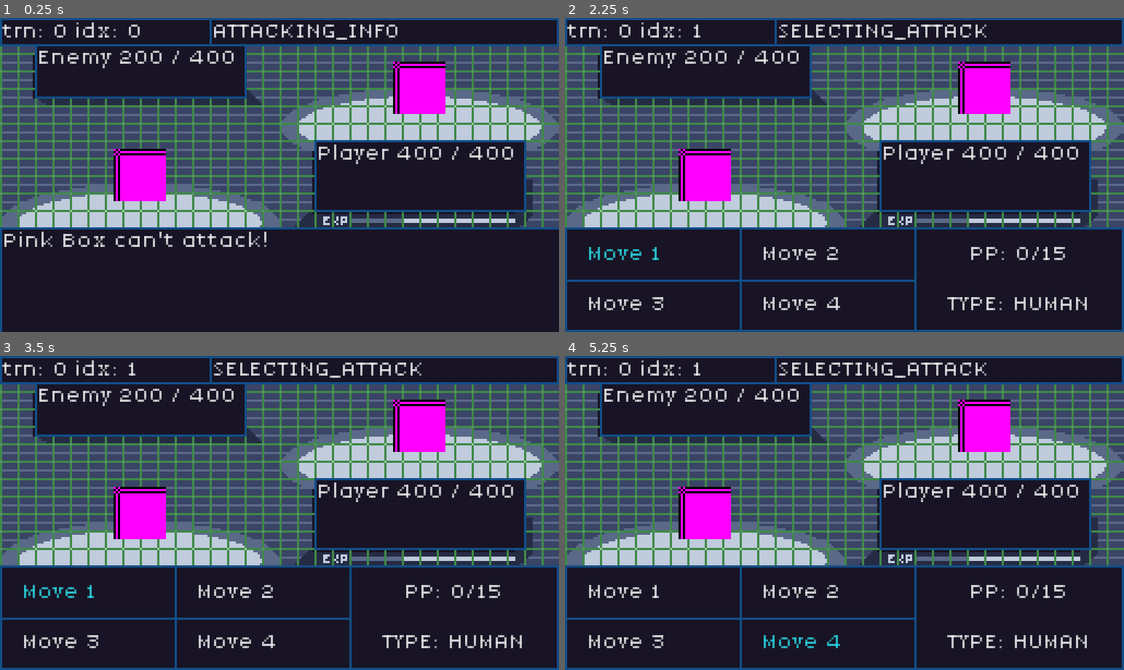
Above: before the commit, frames 1-4 (two rows, left to right).
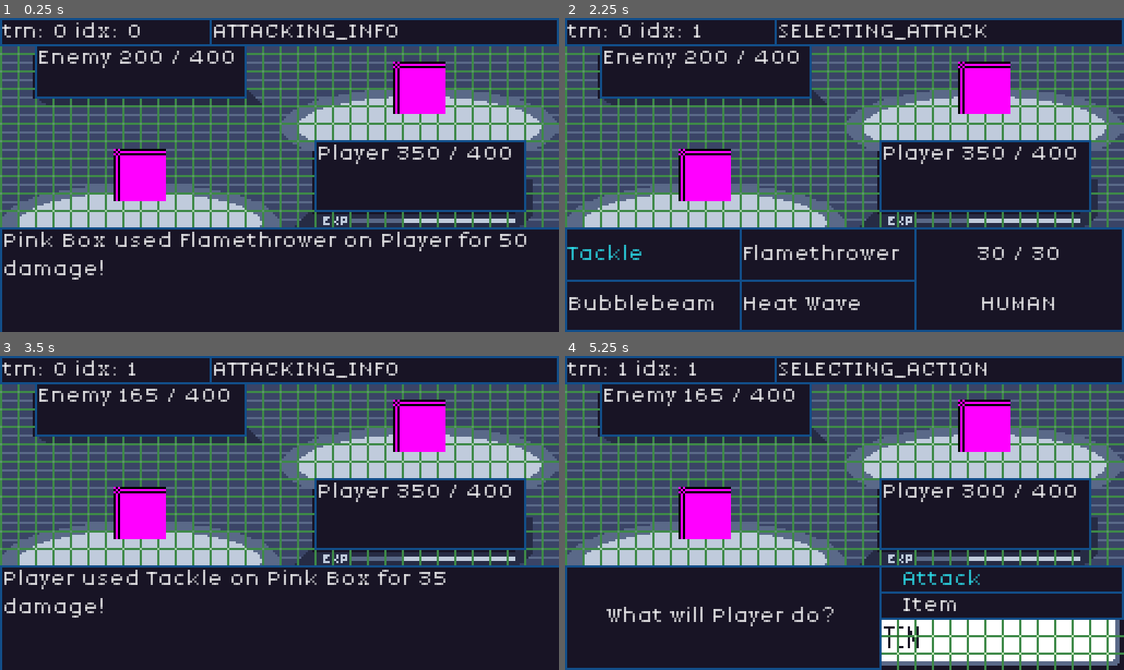
Above: after the commit, the same moments.

Repository: JakeTaussig/rpg-rougelike
Game: Godot game, scene res://scenes/battle.tscn
Same seed, same stepped clock (60 frames per second), same inputs: the game is played once before the commit and once after it.
Inputs (mouse positions are in pixels of both pictures, inside the frame that each line leads up to):
- Up to frame 1 (0.25 s): no input
- Up to frame 2 (2.25 s): click "Continue" at 0.5 s; click (844, 278) at 1.25 s, where only the run after the commit has a clickable "Continue"; click "Attack" at 2 s
- Up to frame 3 (3.5 s): click "Move 1" (after the commit: "Tackle") at 2.75 s
- Up to frame 4 (5.25 s): click (827, 591) at 3.5 s, where only the run before the commit has a clickable "Move 2"; click (654, 641) at 4.25 s, where only the run before the commit has a clickable "Move 3"; click (827, 641) at 5 s, where only the run before the commit has a clickable "Move 4"

The runs differ from the first frame. In frame 1, 1.7% of the frame differs, in the area x 0-95%, y 40-84%; in frame 2, 2.8%; in frame 3, 5.5%; in frame 4, 11%, in the area x 0-100%, y 1-100%.
Error before the commit: Parse Error: Could not find type "MovesData" in the current scope. (res://scripts/move.gd:33)

Commit message:
update `Move.copy` to not reference properties by name

Diff:
--- a/scripts/move.gd
+++ b/scripts/move.gd
@@ -28,22 +28,24 @@
 @export var status_effect_chance: int = 100
 
 # 0 = Normal, 1 = Priority
-var priority: bool = 0
+@export var priority: bool = 0
 
-func _init(_name: String, _type: MovesData.Type, _category:  MoveCategory, _acc: int, _bp: int, _pp: int, _priority: bool, _status_effect: MovesData.StatusEffect = MovesData.StatusEffect.NONE, _status_effect_chance: int = 100):
-	move_name = _name
-	type = _type
-	category = _category
-	acc = _acc
-	base_power = _bp
-	pp = _pp
-	max_pp = _pp
-	priority = _priority
-	status_effect = _status_effect
-	status_effect_chance = _status_effect_chance
 
+# returns an identical copy of the current move
 func copy() -> Move:
-	return Move.new(move_name, type, category, acc, base_power, pp, priority, status_effect)
+	var new_move = Move.new()
+	var properties = get_property_list()
+
+	for property in properties:
+		# Skip built-in engine properties
+		if property.usage & PROPERTY_USAGE_SCRIPT_VARIABLE:
+			var property_name = property["name"]
+
+			# Skip if the property is read-only
+			if property.usage & PROPERTY_USAGE_STORAGE:
+				new_move.set(property_name, get(property_name))
+
+	return new_move
 
 # Called when the node enters the scene tree for the first time.
 func _ready() -> void:
